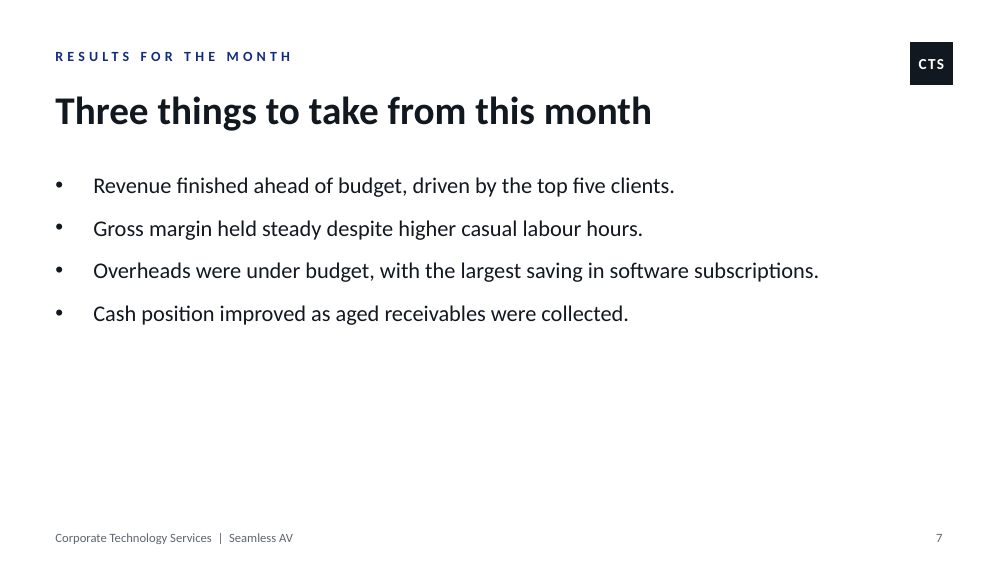
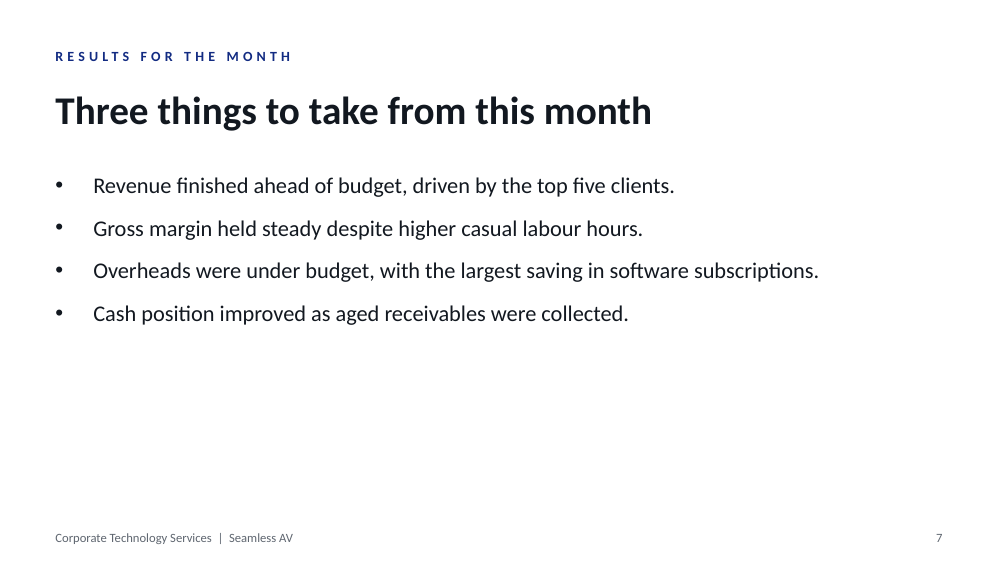
Before and after one commit to WesleyNelson-O33/Claude, a slide deck: slide 7 of presentation/CTS Presentation Template.pptx. Drawn at 1008x567 pixels with LibreOffice and Linux fonts; fonts in the diff are those of the drawing; background and template pictures are left out. Boxes give left, top, right and bottom in pixels: in the first picture for what was removed or moved away, otherwise in the second. Text is boxed around its words. In the diff, an @@ line names an element or a change of style, - is before the commit and + after.

```diff
--- a/presentation/CTS Presentation Template.pptx
+++ b/presentation/CTS Presentation Template.pptx
@@ rectangle removed at [910, 42, 953, 85] @@
@@ text removed at [919, 59, 945, 69] @@
-CTS
```
Also in this commit, not shown: 7 other slides changed, 10 other files.
